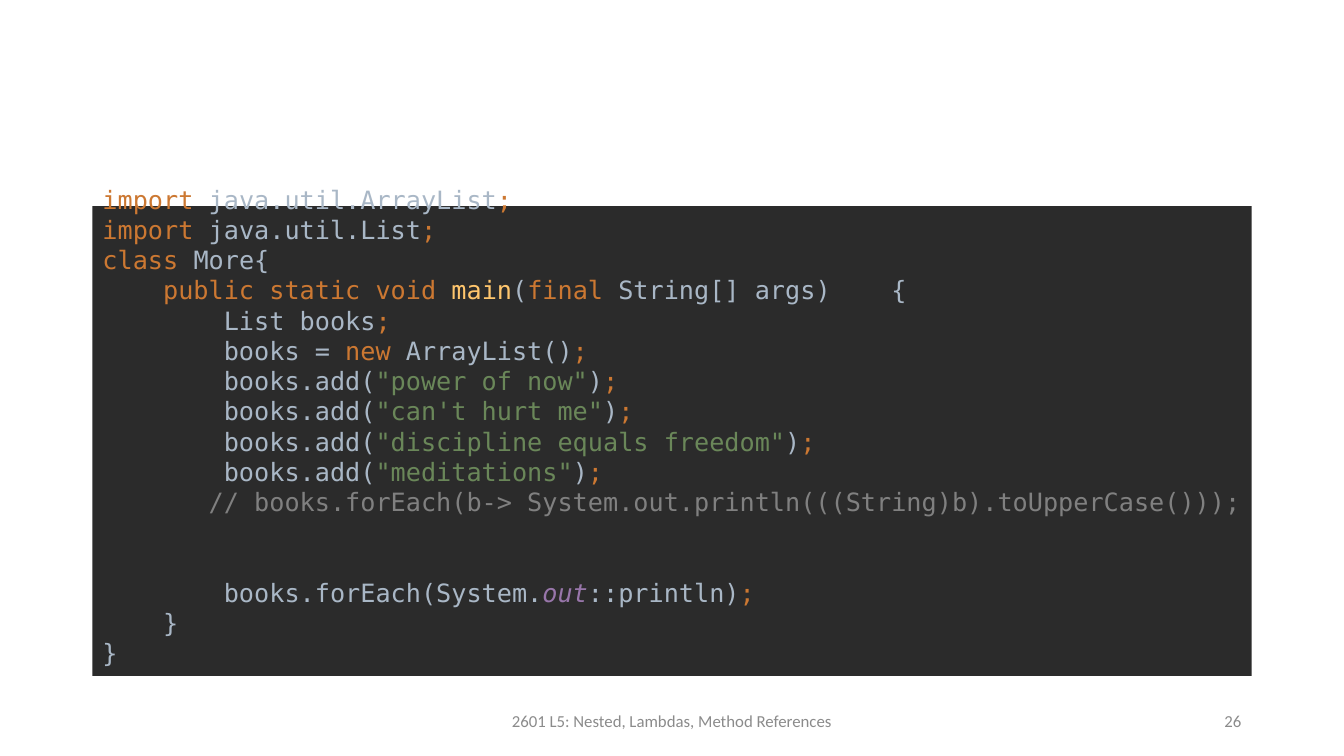
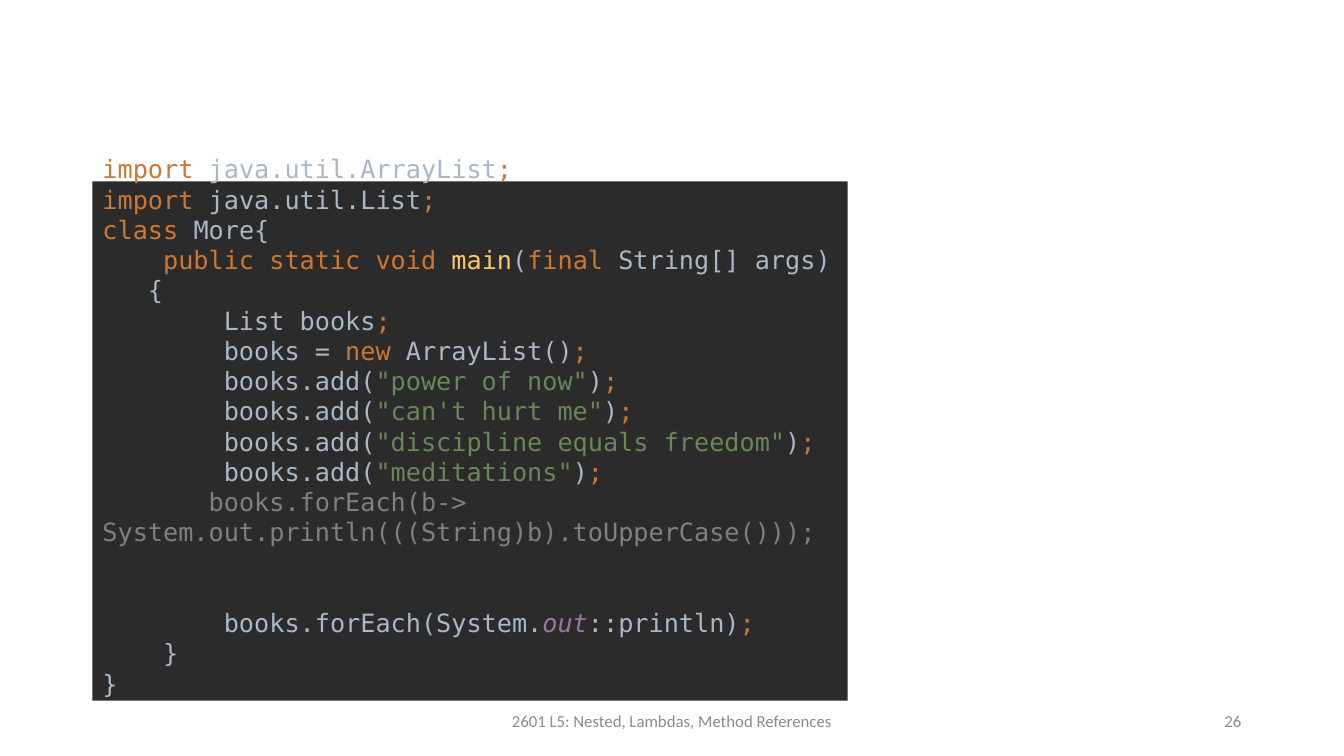
Before and after one commit to MonikaSzucs/2601-Java-Programming-Part-3-OOP, a slide deck: slide 26 of Class-5/2601-L5-Lambdas.pptx. Drawn at 1344x756 pixels with LibreOffice and Linux fonts; fonts in the diff are those of the drawing. Boxes give left, top, right and bottom in pixels: in the first picture for what was removed or moved away, otherwise in the second. Text is boxed around its words. In the diff, an @@ line names an element or a change of style, - is before the commit and + after.

```diff
--- a/Class-5/2601-L5-Lambdas.pptx
+++ b/Class-5/2601-L5-Lambdas.pptx
@@ text "import java.util.ArrayList; import java.util.List; class ...": place and size @@
-text "import java.util.ArrayList; import java.util.List; class ..." at bbox=[93, 202, 1252, 682]
+text "import java.util.ArrayList; import java.util.List; class ..." at bbox=[93, 176, 848, 706]
@@ text at bbox=[102, 159, 831, 637]: text changed @@
-import java.util.ArrayList;
-import java.util.List;
-class More{
-public static void main(final String[] args) {
-List books;
-books = new ArrayList();
-books.add("power of now");
-books.add("can't hurt me");
-books.add("discipline equals freedom");
-books.add("meditations");
-// books.forEach(b-> System.out.println(((String)b).toUpperCase()));
-books.forEach(System.out::println);
-}
-}
+import java.util.ArrayList;
+import java.util.List;
+class More{
+public static void main(final String[] args) {
+List books;
+books = new ArrayList();
+books.add("power of now");
+books.add("can't hurt me");
+books.add("discipline equals freedom");
+books.add("meditations");
+books.forEach(b-> System.out.println(((String)b).toUpperCase()));
+books.forEach(System.out::println);
+}
+}
```
Also in this commit, not shown: 1 other slide changed, 12 other files.
